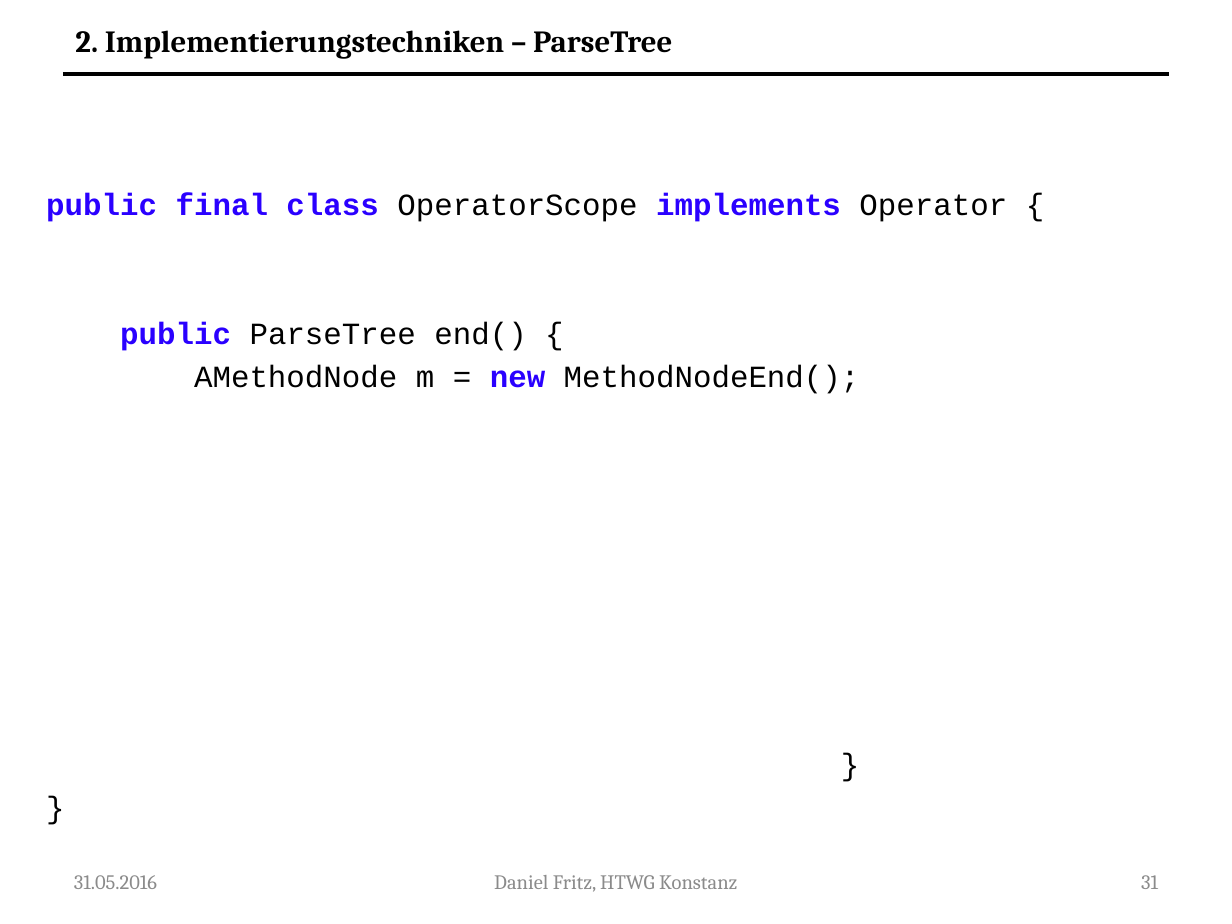
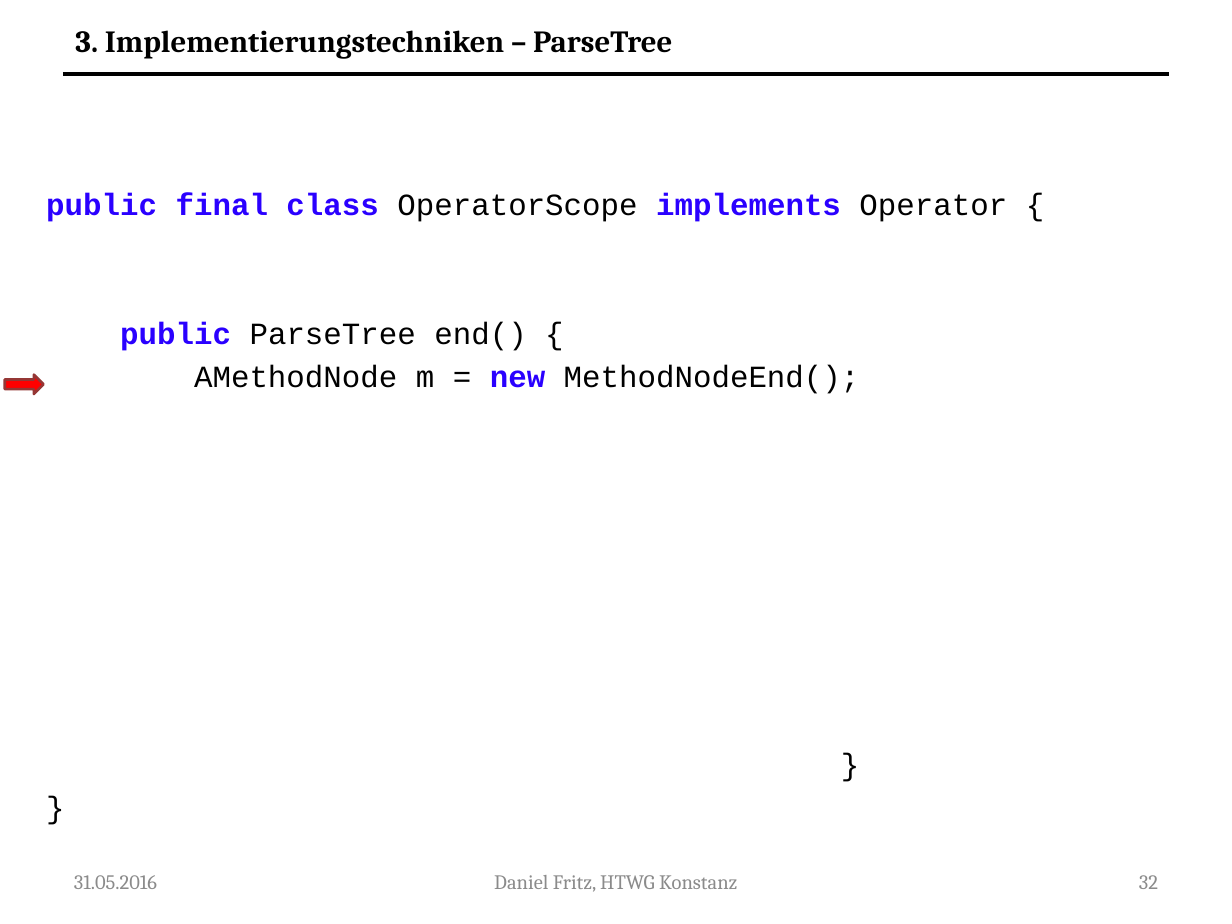
Before and after one commit to Guldenbart/MA, a slide deck: slide 32 of ppt/MA_neu.pptx (slide 31 before the commit). Drawn at 1232x924 pixels with LibreOffice and Linux fonts; fonts in the diff are those of the drawing. Boxes give left, top, right and bottom in pixels: in the first picture for what was removed or moved away, otherwise in the second. Text is boxed around its words. In the diff, an @@ line names an element or a change of style, - is before the commit and + after.

```diff
--- a/ppt/MA_neu.pptx
+++ b/ppt/MA_neu.pptx
@@ text at (x1=75, y1=30, x2=672, y2=59): text changed @@
-2. Implementierungstechniken – ParseTree
+3. Implementierungstechniken – ParseTree
@@ right arrow added at (x1=5, y1=375, x2=43, y2=394), fill #FF0000, outline #953735 1.5 pt @@
@@ page number at (x1=1139, y1=875, x2=1158, y2=889): text changed @@
-31
+32
```
Also in this commit, not shown: 31 other slides changed, 4 slides added.
